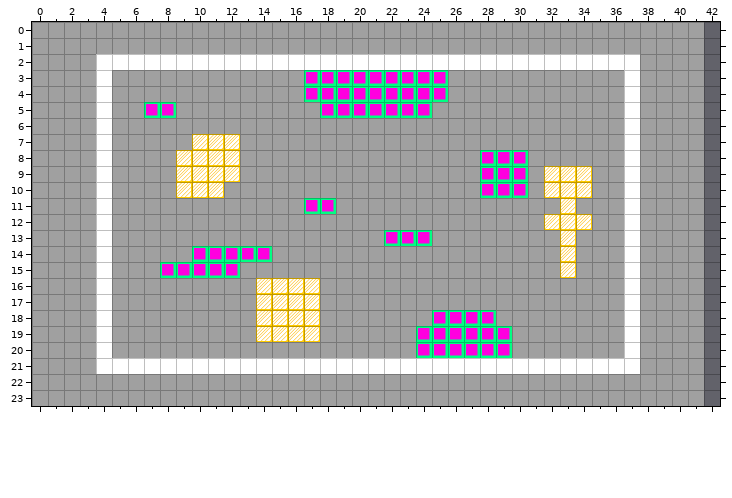
Tiled map (JSON), stored at gameName/assets/images/map/gym.json. Above: the version before the commit.
Cells are 64x64 px. Shown: x 0..42, y 0..23. The old version is drawn lined up with the new one.
And afterwards:
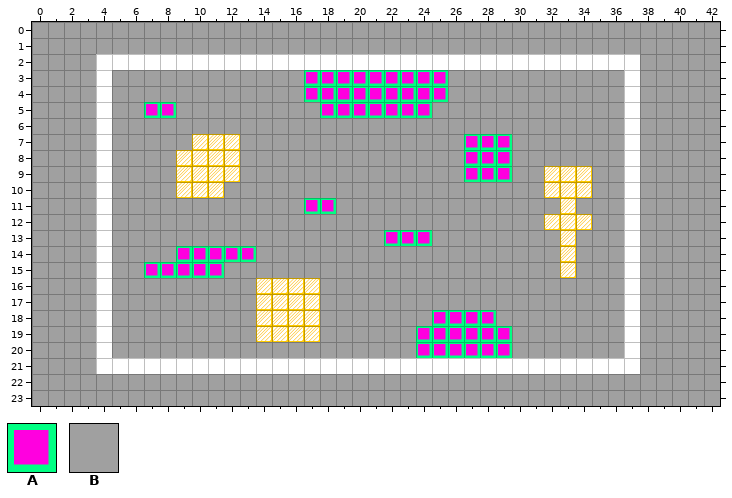
Key: from "proto": A 2, B 3.
_ is an empty cell.
Change:
{"change": "map size 42x24 -> 43x24 cells"}
{"where": "layer \"fond\""}
{"y":0,"x":42,"old":"_","new":"B"}
{"y":1,"x":42,"old":"_","new":"B"}
{"y":2,"x":42,"old":"_","new":"B"}
{"y":3,"x":42,"old":"_","new":"B"}
{"y":4,"x":42,"old":"_","new":"B"}
{"y":5,"x":42,"old":"_","new":"B"}
{"y":6,"x":42,"old":"_","new":"B"}
{"y":7,"x":42,"old":"_","new":"B"}
{"y":8,"x":42,"old":"_","new":"B"}
{"y":9,"x":42,"old":"_","new":"B"}
{"y":10,"x":42,"old":"_","new":"B"}
{"y":11,"x":42,"old":"_","new":"B"}
{"y":12,"x":42,"old":"_","new":"B"}
{"y":13,"x":42,"old":"_","new":"B"}
{"y":14,"x":42,"old":"_","new":"B"}
{"y":15,"x":42,"old":"_","new":"B"}
{"y":16,"x":42,"old":"_","new":"B"}
{"y":17,"x":42,"old":"_","new":"B"}
{"y":18,"x":42,"old":"_","new":"B"}
{"y":19,"x":42,"old":"_","new":"B"}
{"y":20,"x":42,"old":"_","new":"B"}
{"y":21,"x":42,"old":"_","new":"B"}
{"y":22,"x":42,"old":"_","new":"B"}
{"y":23,"x":42,"old":"_","new":"B"}
{"where": "layer \"ligne blanche\""}
{"y":7,"x":27,"old":"___","new":"AAA"}
{"y":8,"x":27,"old":"_","new":"A"}
{"y":8,"x":30,"old":"A","new":"_"}
{"y":9,"x":27,"old":"_","new":"A"}
{"y":9,"x":30,"old":"A","new":"_"}
{"y":10,"x":28,"old":"AAA","new":"___"}
{"y":14,"x":9,"old":"_","new":"A"}
{"y":14,"x":14,"old":"A","new":"_"}
{"y":15,"x":7,"old":"_","new":"A"}
{"y":15,"x":12,"old":"A","new":"_"}
